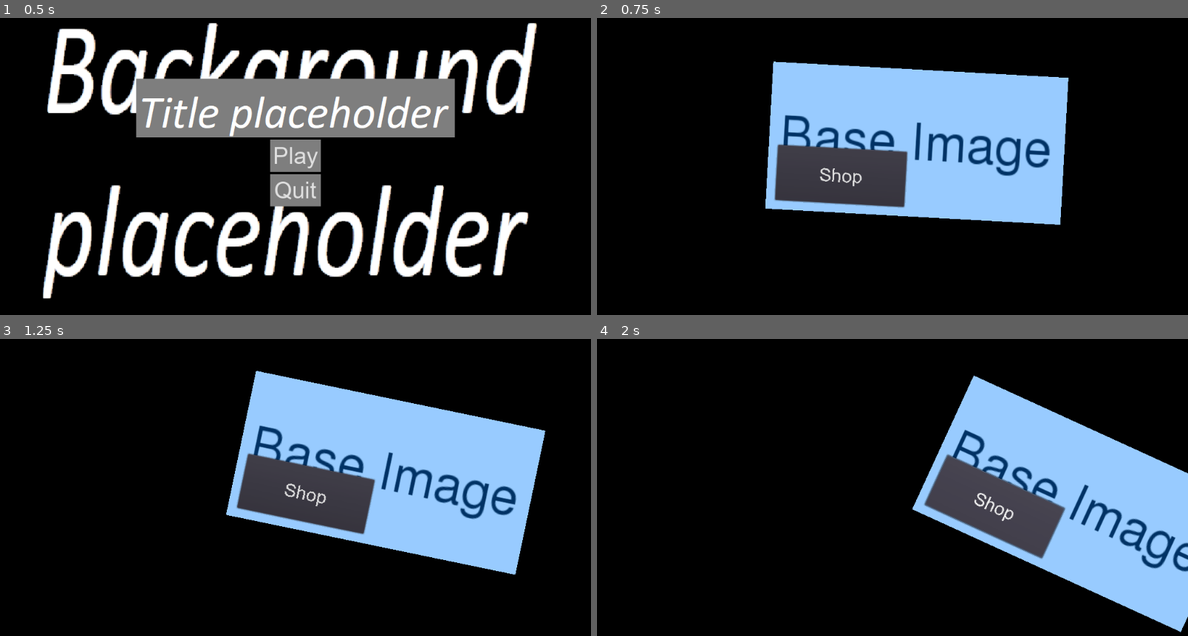
Above: before the commit, frames 1-4 (two rows, left to right).
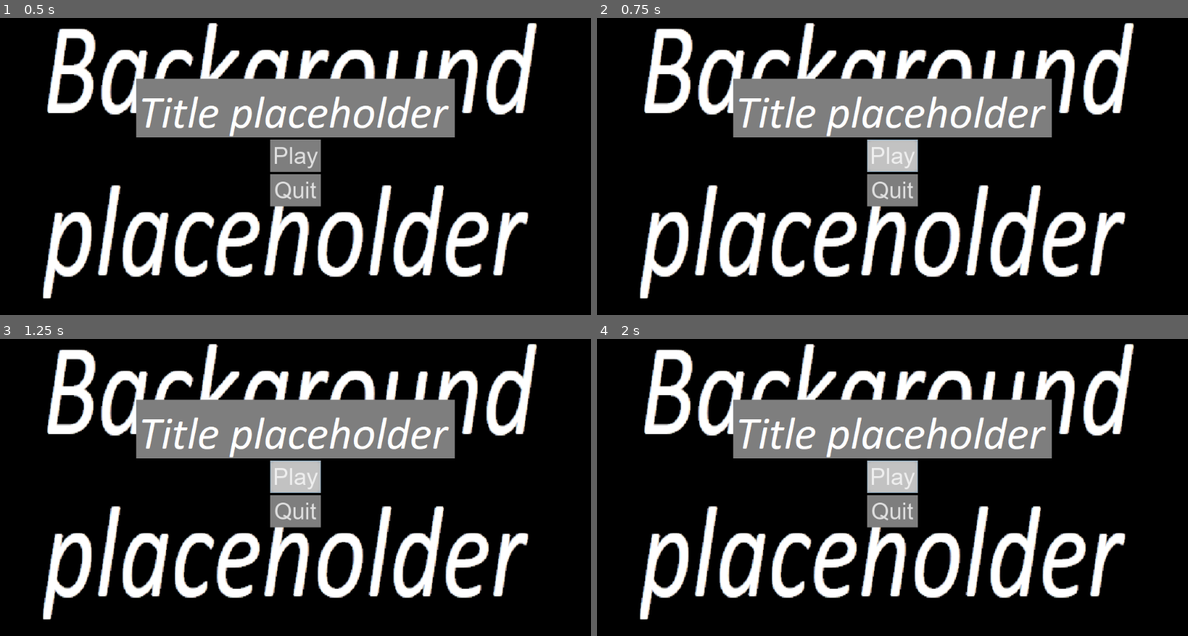
Above: after the commit, the same moments.

Repository: VB-s-game-dev-team/teraformer-game
Game: Godot game, scene res://MainScene.tscn
Same seed, same stepped clock (60 frames per second), same inputs: the game is played once before the commit and once after it.
Inputs (mouse positions are in pixels of both pictures, inside the frame that each line leads up to):
- Up to frame 1 (0.5 s): no input
- Up to frame 2 (0.75 s): click "Play" at 0.5 s
- Up to frame 3 (1.25 s): no input
- Up to frame 4 (2 s): click (892, 475) at 1.25 s, where only the run after the commit has a clickable "Play"

Frame 1 is identical in both runs. In frame 2, 40% of the frame differs, in the area x 7-91%, y 1-95%; in frame 3, 41%; in frame 4, 45%, in the area x 7-100%, y 1-99%.
Error after the commit: Invalid call. Nonexistent function 'set_screen' in base 'Nil'. (res://TitleScreen/MainMenu.gd:12)

Commit message:
making the scripts nice and clean for title screen and global stuff

Diff:
--- a/GlobalStuff.gd
+++ b/GlobalStuff.gd
@@ -1,11 +1,16 @@
 extends Node
 
-var screen
+class_name GlobalStuff
+
+var screen: Node = null
 
 func _ready():
 	set_screen("TitleScreen")
 
-func set_screen(path):
+#Swith to a new screen
+# The active one is deleted
+# "" as a parameter closes the game
+func set_screen(path: String):
 	if screen != null:
 		remove_child(screen)
 		screen.call_deferred("free")
@@ -14,8 +19,8 @@
 		call_deferred("quit")
 		return
 
-	var screen_resource = load("res://" + path + "/" + path + ".tscn")
-	screen = screen_resource.instance()
+	var screen_resource = load("res://" + path + "/" + path + ".tscn") as PackedScene
+	screen = screen_resource.instance() as Node
 	add_child(screen)
 
 func quit():
--- a/TitleScreen/MainMenu.gd
+++ b/TitleScreen/MainMenu.gd
@@ -1,10 +1,12 @@
 extends MarginContainer
 
+var global_stuff: GlobalStuff
+
+func ready():
+	global_stuff = get_parent() as GlobalStuff
+
 func _on_QuitButton_pressed():
-	get_parent().set_screen("")
+	global_stuff.set_screen("")
 
 func _on_PlayButton_pressed():
-	switch_to_planet()
-
-func switch_to_planet():
-	get_parent().set_screen("Planet")
+	global_stuff.set_screen("Planet")
--- a/project.godot
+++ b/project.godot
@@ -8,9 +8,14 @@
 
 config_version=4
 
-_global_script_classes=[  ]
+_global_script_classes=[ {
+"base": "Node",
+"class": "GlobalStuff",
+"language": "GDScript",
+"path": "res://GlobalStuff.gd"
+} ]
 _global_script_class_icons={
-
+"GlobalStuff": ""
 }
 
 [application]
